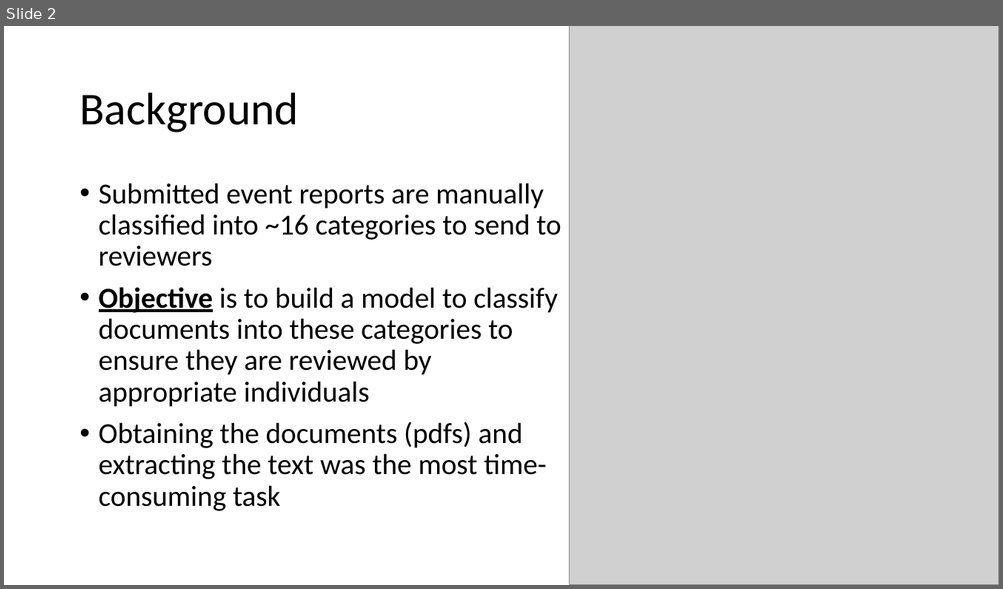
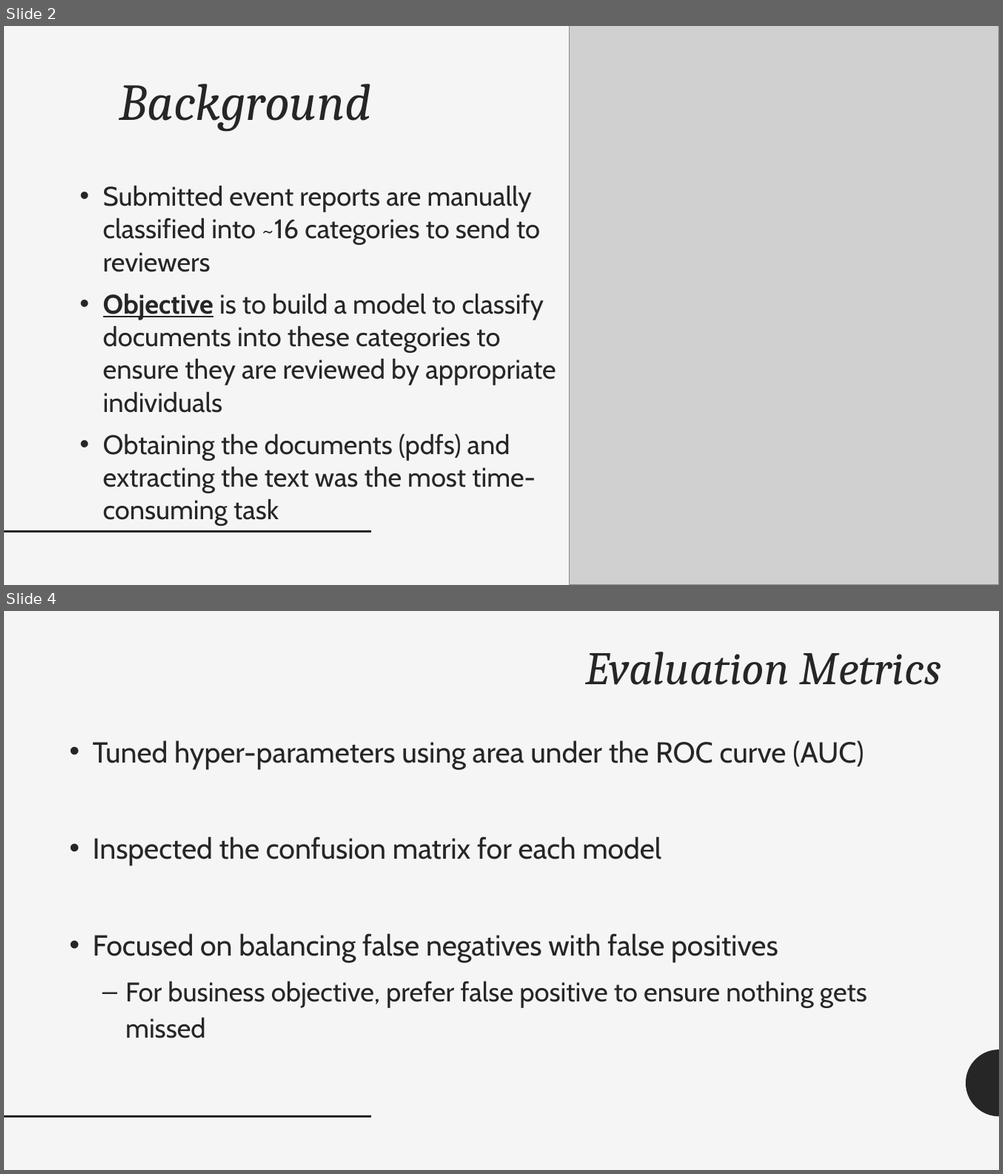
Before and after one commit to jesserobles/GA-Project, a slide deck: Event Report Classification.pptx. Shown one above the other, each under a label of ours: slide 2 before the commit, slides 2 and 4 after it; the slides between them are not shown. The pictures are 1003x589 and 1003x1174 pixels, drawn with LibreOffice and Linux fonts; fonts in the diff are those of the drawing; grey boxes stand for pictures. Boxes give left, top, right and bottom in pixels: in the first picture for what was removed or moved away, otherwise in the second. Text is boxed around its words. In the diff, an @@ line names an element or a change of style, - is before the commit and + after.

```diff
--- a/Event Report Classification.pptx
+++ b/Event Report Classification.pptx
@@ slide 4 added at <box>4,611,999,1170</box>, background #F5F5F5; not listed: 2 template elements that a slide beside it also shows @@
@@ title added at <box>585,652,941,685</box>, 45 pt, text #262626, italic @@
+Evaluation Metrics
@@ text added at <box>93,741,867,1039</box>, 28 pt, text #262626 @@
+• Tuned hyper-parameters using area under the ROC curve (AUC)
+• Inspected the confusion matrix for each model
+• Focused on balancing false negatives with false positives
+  – For business objective, prefer false positive to ensure nothing gets missed
@@ slide 2 changed as well @@
@@ background #FFFFFF to #F5F5F5 @@
@@ title "Background": place and size @@
-title "Background" at <box>79,93,299,133</box>
+title "Background" at <box>119,84,372,131</box>
@@ title "Background" at <box>119,84,372,131</box>: size 44 to 50 pt, font Calibri to Cambria, text colour #000000 to #262626, italic on; alignment left to right; vertical alignment middle to top @@
@@ text "Submitted event reports are manually ..." at <box>103,185,555,526</box>: size 28 to 25.9 pt, font Calibri to Cabin, text colour #000000 to #262626; indent changed; line spacing 0.9 to 1.02; less space between paragraphs @@
@@ line added from (4, 532) to (371, 532), #262626 2 pt @@
```
Also in this commit, not shown: 2 other slides changed, 2 other slides added, 2 slides removed, 1 other file.
